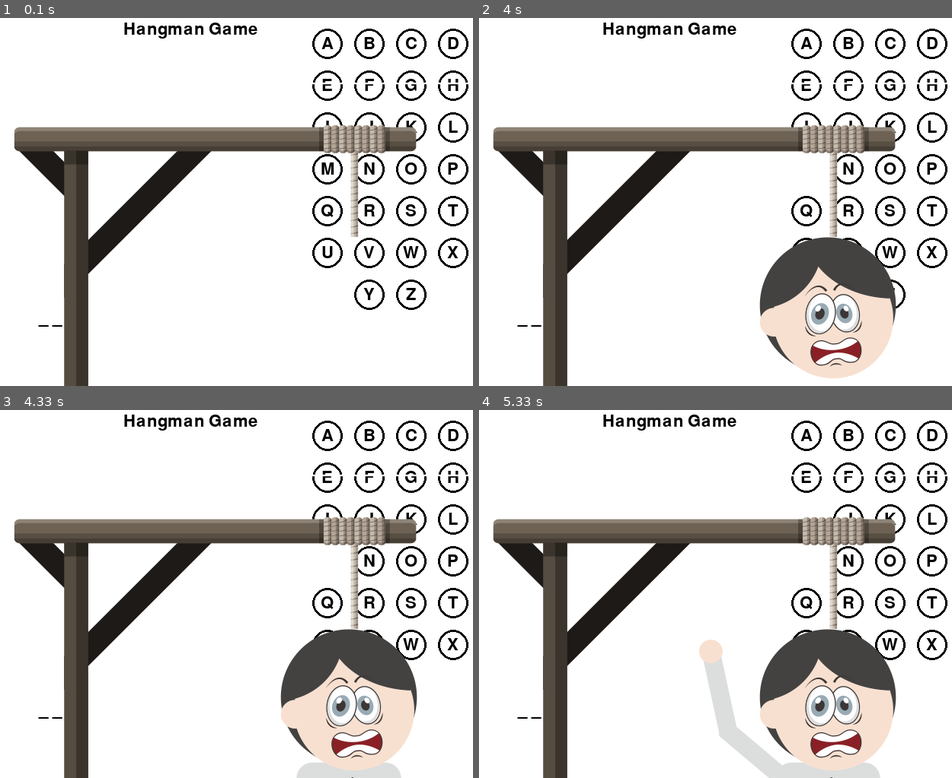
Above: before the commit, frames 1-4 (two rows, left to right).
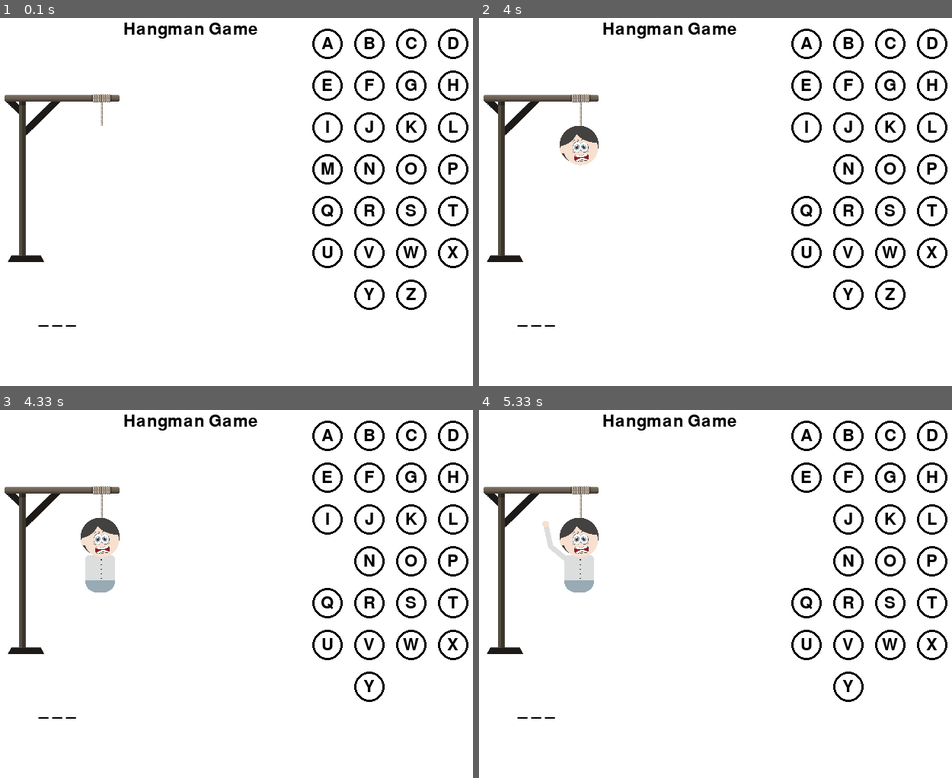
Above: after the commit, the same moments.

Repository: adislksn/Hangman
Game: pygame game, started from Hangman-code.py
Same seed, same stepped clock (60 frames per second), same inputs: the game is played once before the commit and once after it.
Inputs (mouse positions are in pixels of both pictures, inside the frame that each line leads up to):
- Up to frame 1 (0.1 s): no input
- Up to frame 2 (4 s): click (791, 165) at 3.88 s
- Up to frame 3 (4.33 s): click (402, 686) at 4.22 s
- Up to frame 4 (5.33 s): click (795, 520) at 4.55 s

The runs differ from the first frame. In frame 1, 13% of the frame differs, in the area x 0-100%, y 17-100%; in frame 2, 22%; in frame 3, 23%; in frame 4, 24%.

Commit message:
change images

Diff:
--- a/Hangman-code.py
+++ b/Hangman-code.py
@@ -35,8 +35,10 @@
 
 #images
 images=[]
+DEFAULT_IMAGE_SIZE = (250,253)
 for i in range(7):
     image = pygame.image.load(f"assets/hangman{str(i)}.png")
+    image = pygame.transform.scale(image, DEFAULT_IMAGE_SIZE)
     images.append(image)
 
 #assets
